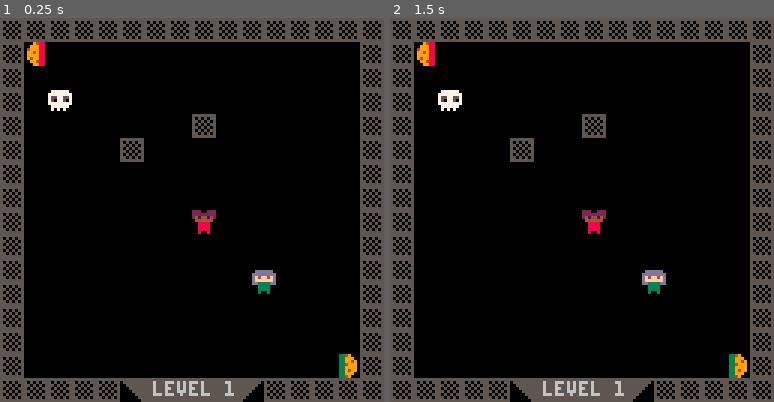
Above: before the commit, frames 1-2 (left to right).
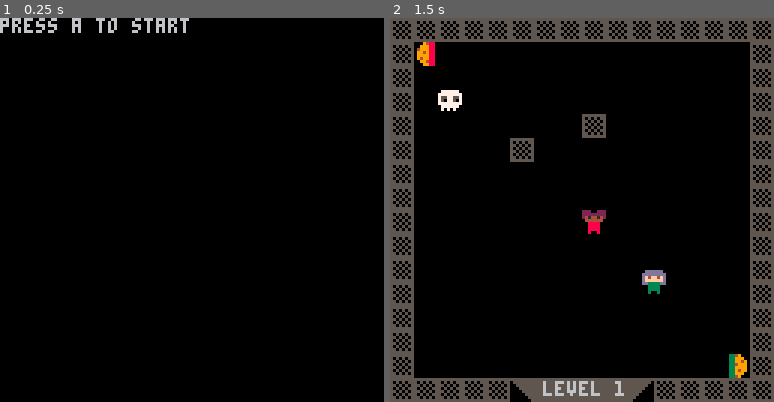
Above: after the commit, the same moments.

Repository: julietteO/pico-8-games
Game: PICO-8 cartridge cookielove.p8
The game is run twice, just before and just after one commit, with the same random seed, the same clock (stepped at 60 frames per second) and the same inputs.
Inputs:
- Up to frame 1 (0.25 s): no input
- Up to frame 2 (1.5 s): tap O (Z key) at 0.7 s

The runs differ from the first frame. In frame 1, 19% of the frame differs, in the area x 0-100%, y 0-100%; in frame 2, nothing differs.

Commit message:
Begin title screen

Diff:
--- a/cookielove.p8
+++ b/cookielove.p8
@@ -87,7 +87,7 @@
 }
 
 nblevels=2
-currentlevel=1
+currentlevel=0
 soundblocked=0
 
 function _init()
@@ -95,23 +95,31 @@
 end
 
 function _update()
-
-	move_player(p1)
-	move_player(p2)
-	check_blocked()
-	move_cookie(c1)
-	move_cookie(c2)
-	check_victory()
+	if currentlevel==0
+	and btn(4) then
+		currentlevel=1
+	else
+		move_player(p1)
+		move_player(p2)
+		check_blocked()
+		move_cookie(c1)
+		move_cookie(c2)
+		check_victory()
+	end
 end
 
 function _draw()
 	cls()
- mapdraw(levels[currentlevel].mapx, levels[currentlevel].mapy, 0, 0, 16, 16)
-	spr(p1.sprites[p1.direction+1][p1.sprite_step],p1.x,p1.y)
-	spr(p2.sprites[p2.direction+1][p2.sprite_step],p2.x,p2.y)
-	spr(c1.sprite, c1.x, c1.y);
-	spr(c2.sprite, c2.x, c2.y);
-	draw_level()
+	if currentlevel==0 then
+		print("press a to start")
+	else
+		mapdraw(levels[currentlevel].mapx, levels[currentlevel].mapy, 0, 0, 16, 16)
+		spr(p1.sprites[p1.direction+1][p1.sprite_step],p1.x,p1.y)
+		spr(p2.sprites[p2.direction+1][p2.sprite_step],p2.x,p2.y)
+		spr(c1.sprite, c1.x, c1.y);
+		spr(c2.sprite, c2.x, c2.y);
+		draw_level()
+	end
 end
 
 function move_player(p)
